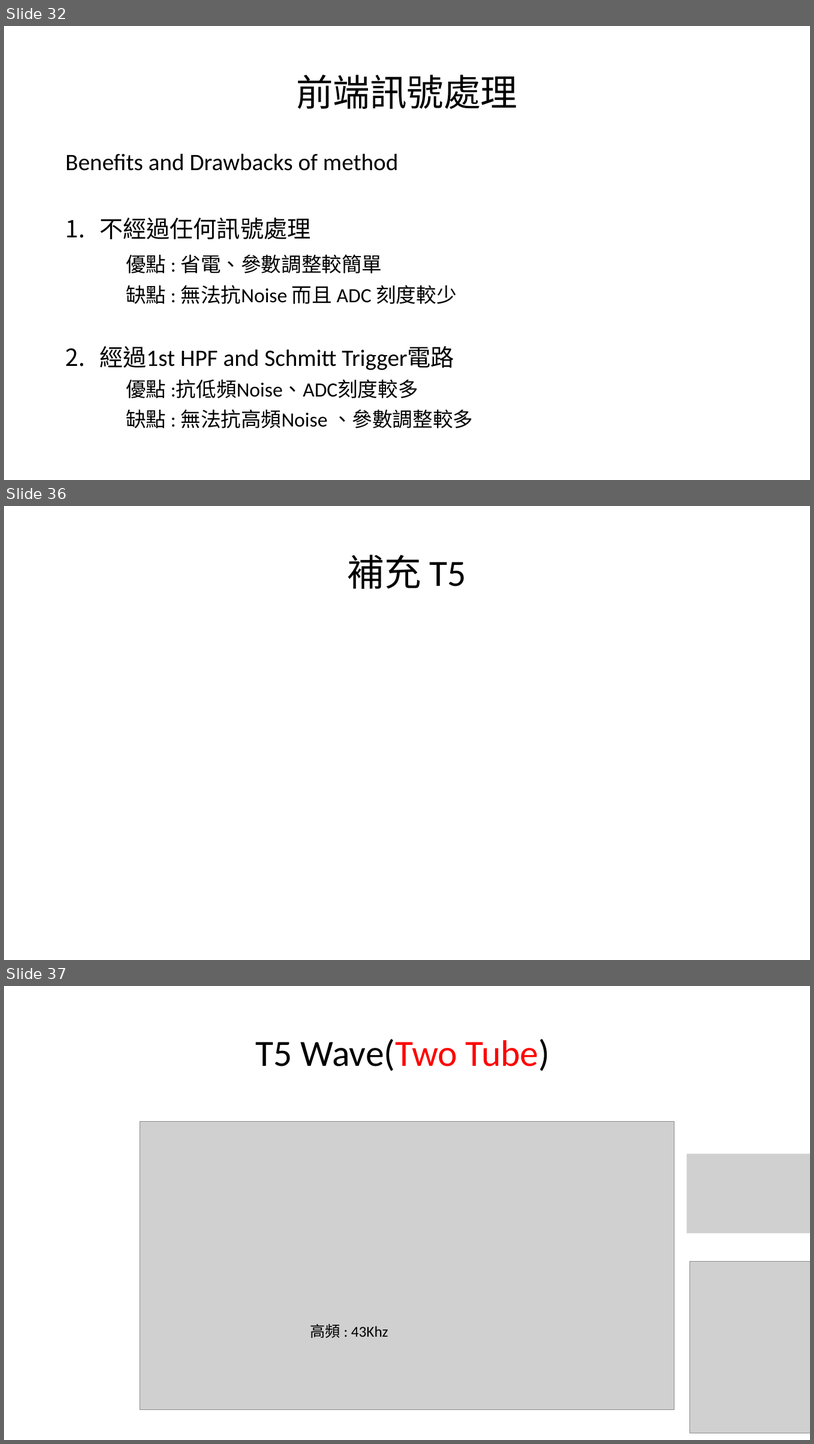
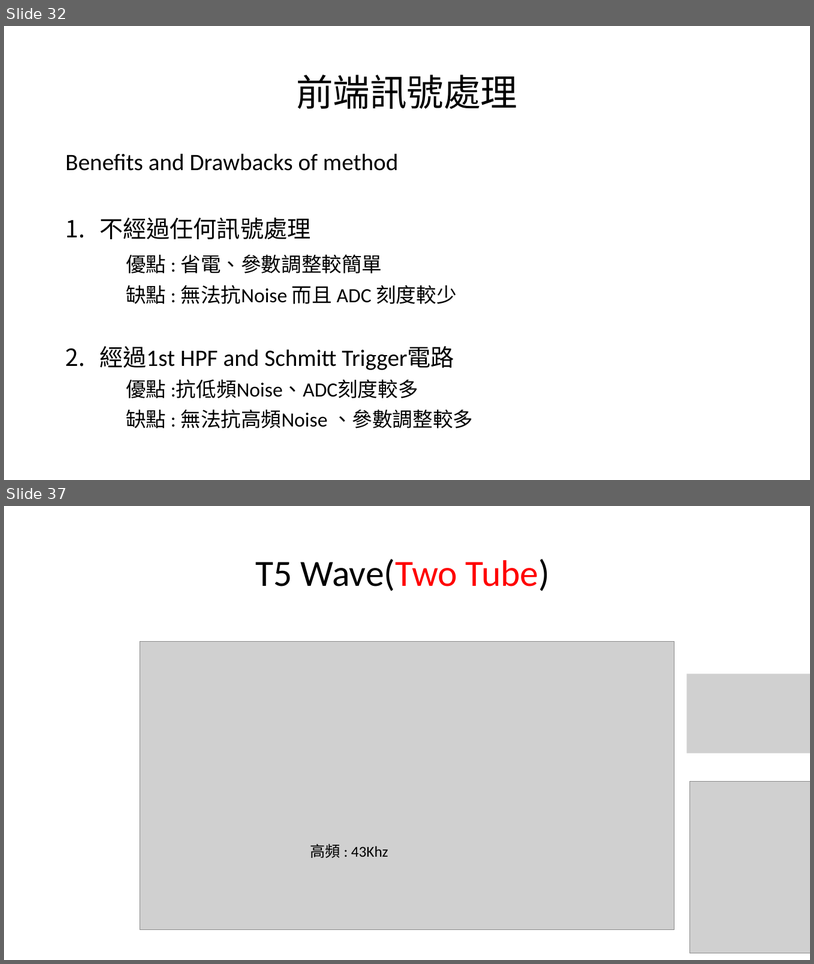
Before and after one commit to a0910281835/Summrary_PDF, a slide deck: Project_Summary_pdf/Project_Summary.pptx. Shown one above the other, each under a label of ours: slides 32, 36 and 37 before the commit, slides 32 and 37 after it; the slides between them are not shown. The pictures are 814x1444 and 814x964 pixels, drawn with LibreOffice and Linux fonts; fonts in the diff are those of the drawing; grey boxes stand for pictures. Boxes give left, top, right and bottom in pixels: in the first picture for what was removed or moved away, otherwise in the second. Text is boxed around its words. In the diff, an @@ line names an element or a change of style, - is before the commit and + after.

```diff
--- a/Project_Summary_pdf/Project_Summary.pptx
+++ b/Project_Summary_pdf/Project_Summary.pptx
@@ slide 36 removed at bbox=[4, 506, 810, 960], background #FFFFFF @@
@@ title removed at bbox=[348, 555, 467, 589] @@
-補充 T5
```
Also in this commit, not shown: 4 slides changed, 3 slides added, 2 other slides removed.
